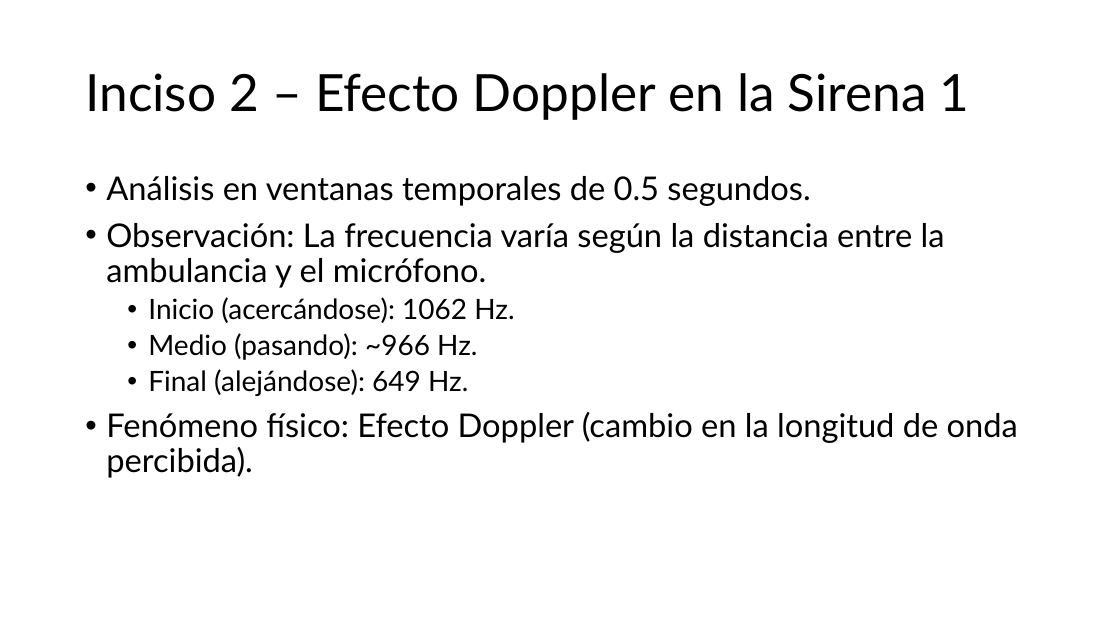
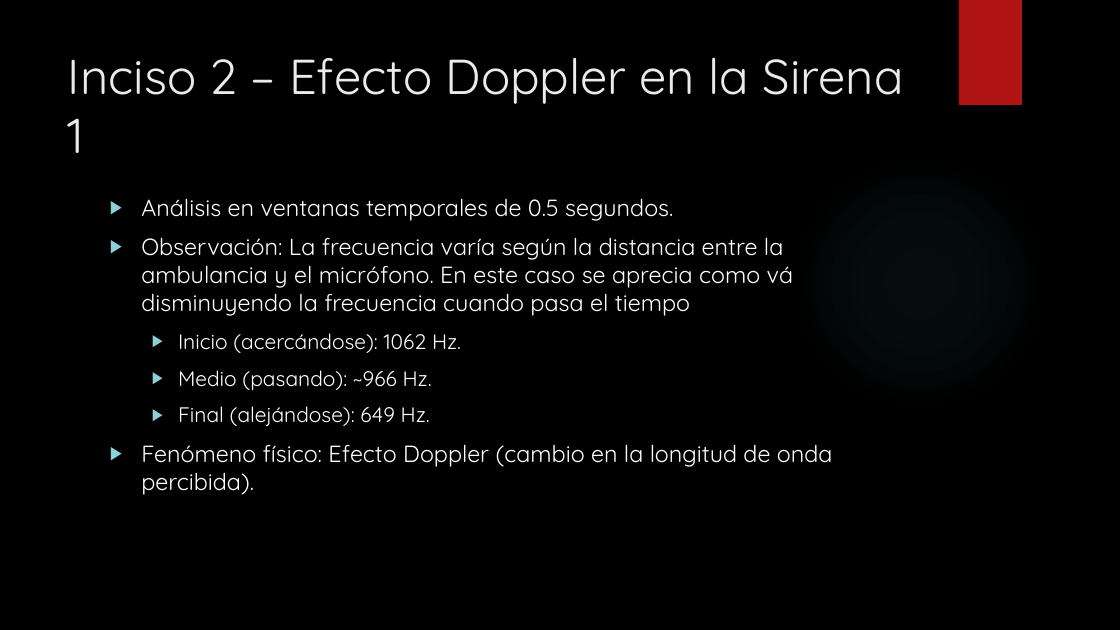
Before and after one commit to pabloDLQ/tp1-analisis-numerico, a slide deck: slide 7 of Presentación/Propuesta TP1 Análisis Numérico.pptx (slide 5 before the commit). Drawn at 1120x630 pixels with LibreOffice and Linux fonts; fonts in the diff are those of the drawing; background and template pictures are left out. Boxes give left, top, right and bottom in pixels: in the first picture for what was removed or moved away, otherwise in the second. Text is boxed around its words. In the diff, an @@ line names an element or a change of style, - is before the commit and + after.

Commit message:
Add FFT images, PDFs; remove analizar_item2.py
Replace original siren images with FFT versions, add deliverable and presentation PDFs, and update presentation assets. Changes include: modified Entregable.docx and added Entregable.pdf; removed Imagenes/Sirena1_Original.png and Imagenes/Sirena2_Original.png and added Sirena1_Originalfft.png and Sirena2_Originalfft.png; added Presentación/Guion.docx and Presentación/Guion.pdf; updated Presentación/Propuesta TP1 Análisis Numérico.pptx; and deleted src/analizar_item2.py (obsolete analysis script).

```diff
--- a/Presentación/Propuesta TP1 Análisis Numérico.pptx
+++ b/Presentación/Propuesta TP1 Análisis Numérico.pptx
@@ background #FFFFFF to picture (left out) @@
@@ rectangle added at <box>959,0,1022,105</box>, fill #B01513 @@
@@ title "Inciso 2 – Efecto Doppler ...": place and size @@
-title "Inciso 2 – Efecto Doppler ..." at <box>85,73,970,120</box>
+title "Inciso 2 – Efecto Doppler ..." at <box>68,57,904,153</box>
@@ title "Inciso 2 – Efecto Doppler ..." at <box>68,57,904,153</box>: size 44 to 42 pt, font Lato to Quicksand, text colour #000000 to #EBEBEB; line spacing 0.9 to 1; vertical alignment middle to top @@
@@ ellipse added at <box>791,154,1049,413</box>, fill gradient #50B9C1 @@
@@ text "Análisis en ventanas temporales de ...": place and size @@
-text "Análisis en ventanas temporales de ..." at <box>106,176,1018,478</box>
+text "Análisis en ventanas temporales de ..." at <box>141,198,833,495</box>
@@ text at <box>141,198,833,495</box>: size 28 to 20 pt in "Análisis en ventanas temporales de 0.5 segundos.", "Fenómeno físico: Efecto Doppler (cambio en la ..."; font Lato to Quicksand, text colour #000000 to #FFFFFF in "Análisis en ventanas temporales de 0.5 segundos.", "Inicio (acercándose): 1062 Hz.", "Medio (pasando): ~966 Hz.", "Final (alejándose): 649 Hz." and 1 more places; size 24 to 18 pt in "Inicio (acercándose): 1062 Hz.", "Medio (pasando): ~966 Hz.", "Final (alejándose): 649 Hz."; bullet • to ▶; line spacing 0.9 to 1; more space between paragraphs @@
@@ text at <box>141,237,793,316</box>: text changed; size 28 to 20 pt; font Lato to Quicksand; text colour #000000 to #FFFFFF @@
-• Observación: La frecuencia varía según la distancia entre la ambulancia y el micrófono.
+▶ Observación: La frecuencia varía según la distancia entre la ambulancia y el micrófono. En este caso se aprecia como vá disminuyendo la frecuencia cuando pasa el tiempo
```
Also in this commit, not shown: 6 other slides changed, 7 slides added, 6 slides removed, 9 other files.
